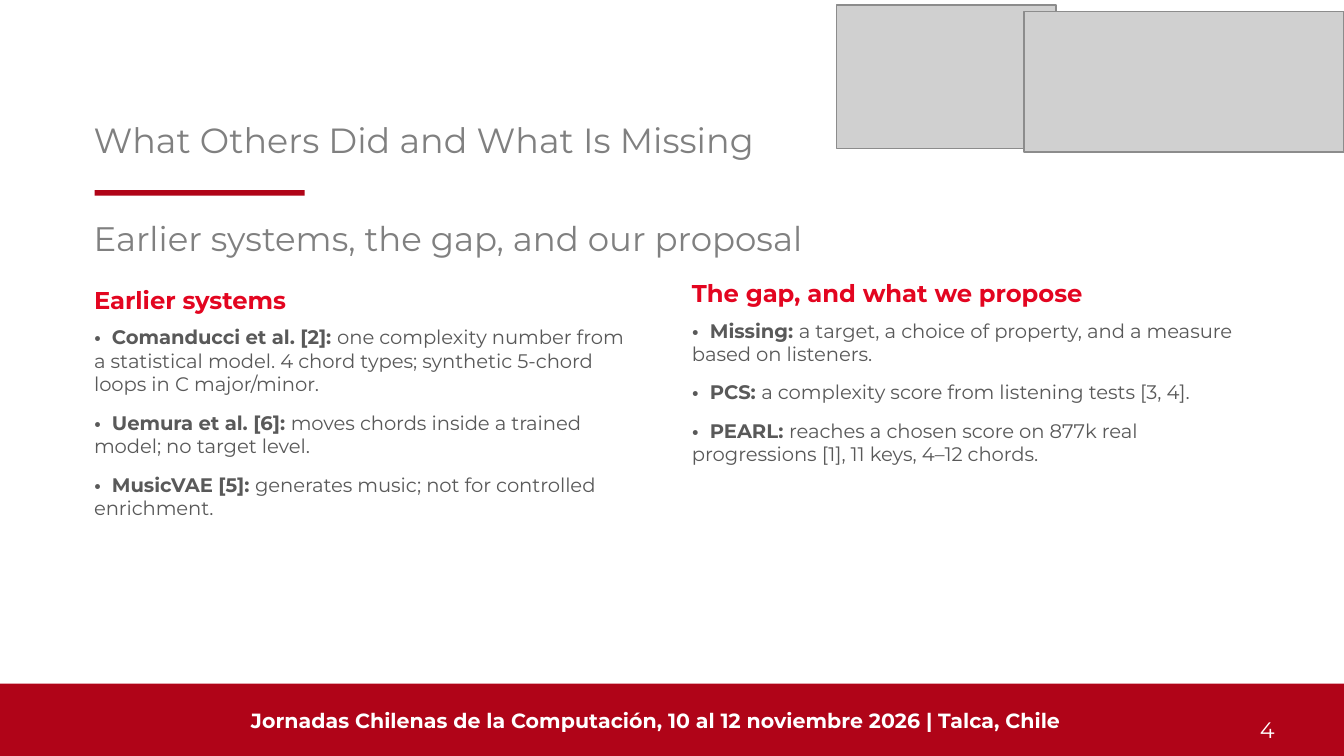
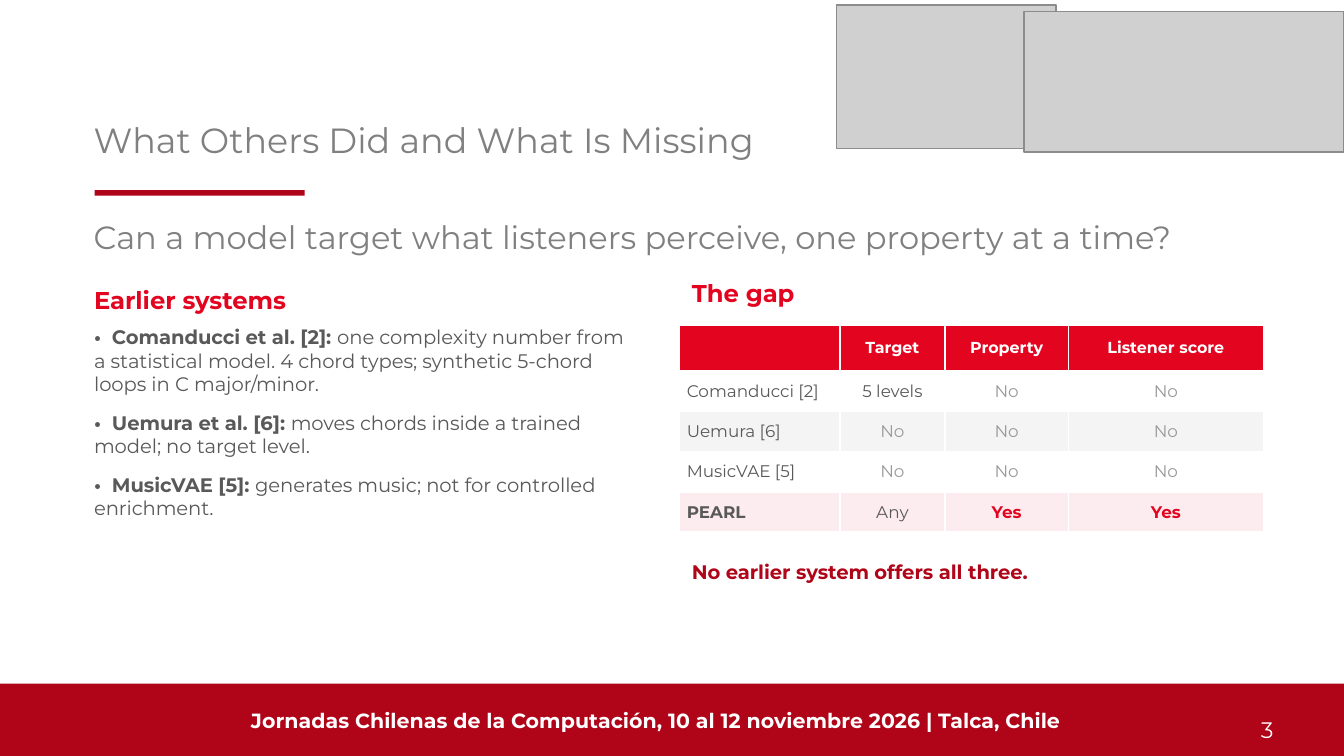
Before and after one commit to Pepebeats-flp/SCL_2.0, a slide deck: slide 3 of JCC2026/PEARL_JCC2026.pptx (slide 4 before the commit). Drawn at 1344x756 pixels with LibreOffice and Linux fonts; fonts in the diff are those of the drawing; grey boxes stand for pictures. Boxes give left, top, right and bottom in pixels: in the first picture for what was removed or moved away, otherwise in the second. Text is boxed around its words. In the diff, an @@ line names an element or a change of style, - is before the commit and + after.

```diff
--- a/JCC2026/PEARL_JCC2026.pptx
+++ b/JCC2026/PEARL_JCC2026.pptx
@@ title at box(94, 225, 1172, 256): text changed; size 18.2 to 17.2 pt @@
-Earlier systems, the gap, and our proposal
+Can a model target what listeners perceive, one property at a time?
@@ text at box(692, 284, 795, 307): text changed; size 10.5 to 13 pt; text colour #595959 to #E30520; bold on @@
-The gap, and what we propose
-• Missing: a target, a choice of property, and a measure based on listeners.
-• PCS: a complexity score from listening tests [3, 4].
-• PEARL: reaches a chosen score on 877k real progressions [1], 11 keys, 4–12 chords.
+The gap
@@ table added at box(679, 325, 1263, 532), 5 rows, 4 columns @@
+ | Target | Property | Listener score
+Comanducci [2] | 5 levels | No | No
+Uemura [6] | No | No | No
+MusicVAE [5] | No | No | No
+PEARL | Any | Yes | Yes
@@ text added at box(692, 563, 1028, 583), 10.5 pt, text #B00418, bold @@
+No earlier system offers all three.
@@ text at box(1261, 722, 1274, 738): text changed @@
-4
+3
```
Also in this commit, not shown: 12 other slides changed, 2 slides added, 3 slides removed, 18 other files.
